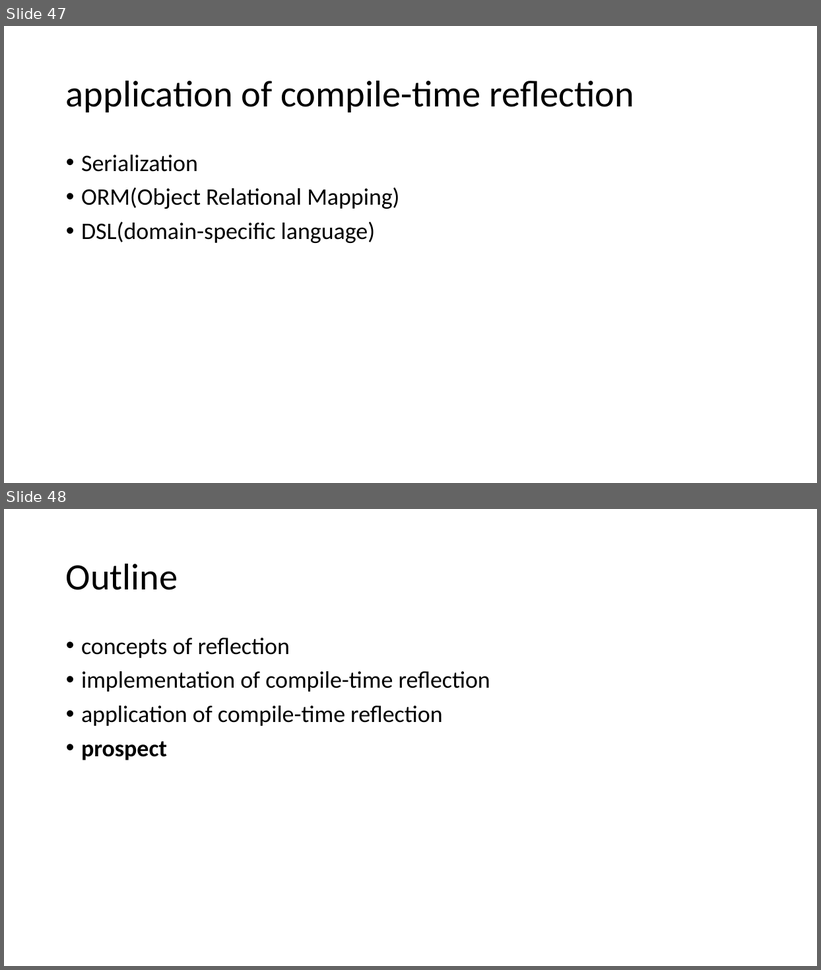
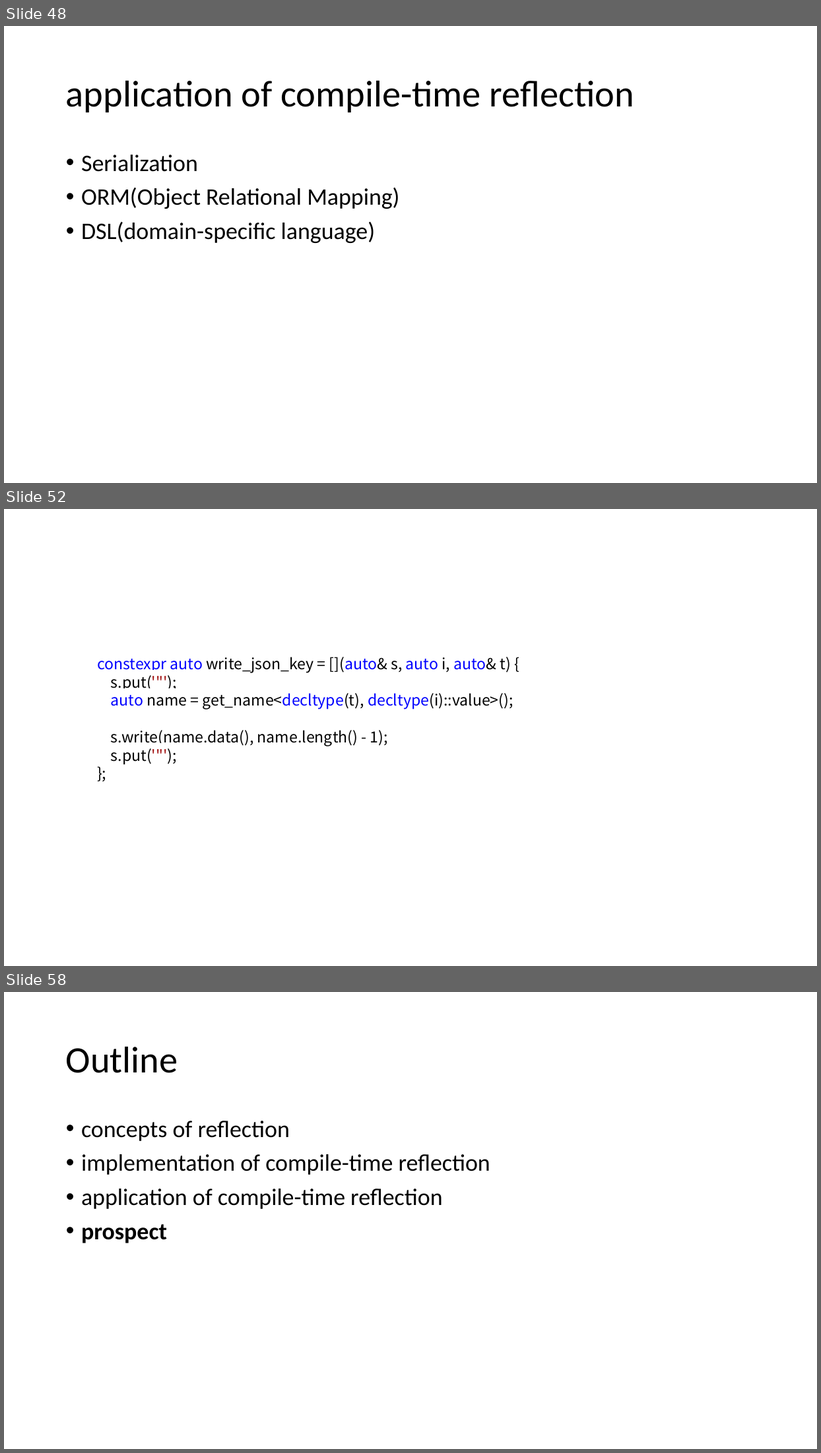
Before and after one commit to qicosmos/cppcon2017, a slide deck: cppcon2017.pptx. Shown one above the other, each under a label of ours: slides 47 and 48 before the commit, slides 48, 52 and 58 after it; the slides between them are not shown. The pictures are 821x970 and 821x1453 pixels, drawn with LibreOffice and Linux fonts; fonts in the diff are those of the drawing. Boxes give left, top, right and bottom in pixels: in the first picture for what was removed or moved away, otherwise in the second. Text is boxed around its words. In the diff, an @@ line names an element or a change of style, - is before the commit and + after.

```diff
--- a/cppcon2017.pptx
+++ b/cppcon2017.pptx
@@ slide 52 added at box(4, 509, 817, 966), background #FFFFFF @@
@@ text added at box(97, 657, 514, 764), 18 pt, text #000000 @@
+constexpr auto write_json_key = [](auto& s, auto i, auto& t) {
+s.put('"');
+auto name = get_name<decltype(t), decltype(i)::value>();
+s.write(name.data(), name.length() - 1);
+s.put('"');
+};
@@ what was slide 47 is now slide 48 @@
@@ what was slide 48 is now slide 58 @@
```
Also in this commit, not shown: 1 slide changed, 9 other slides added.
